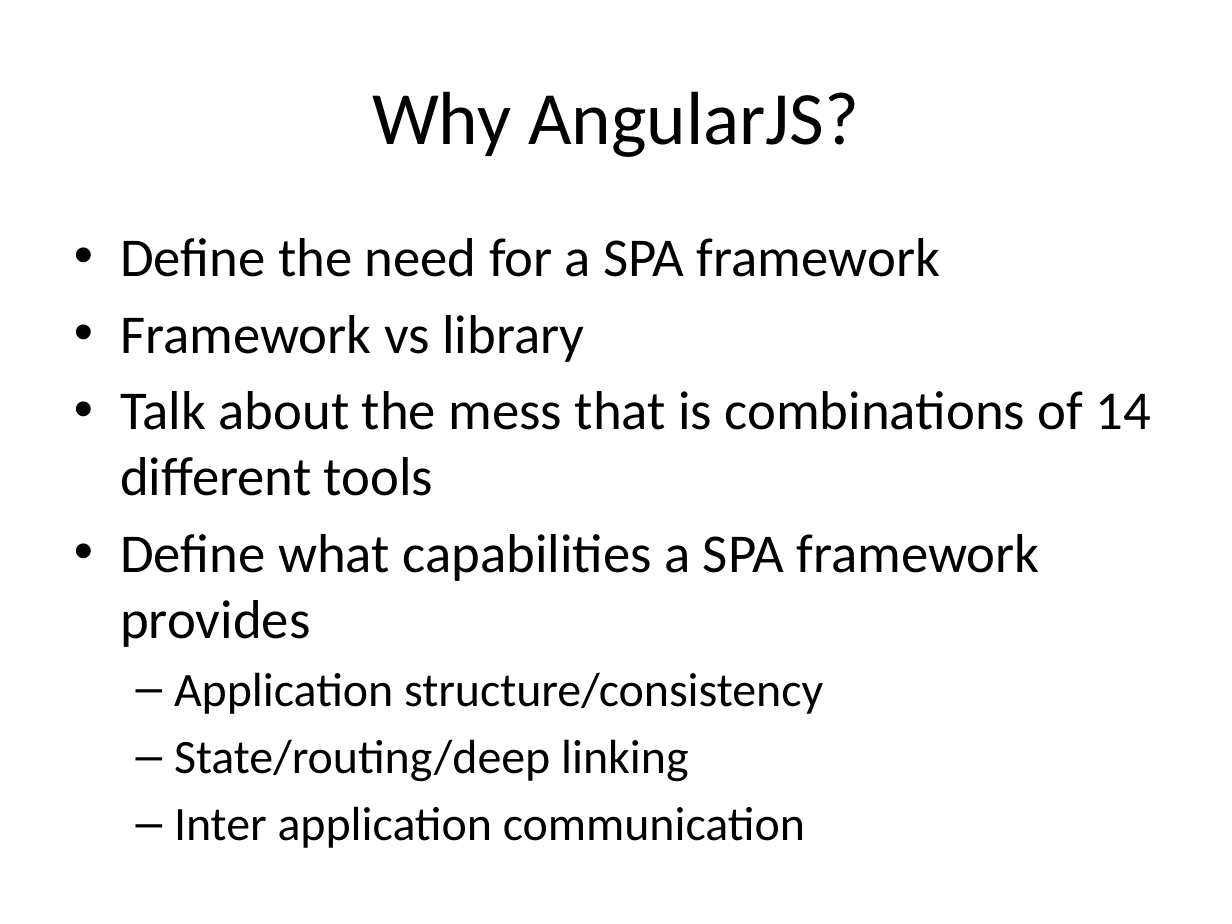
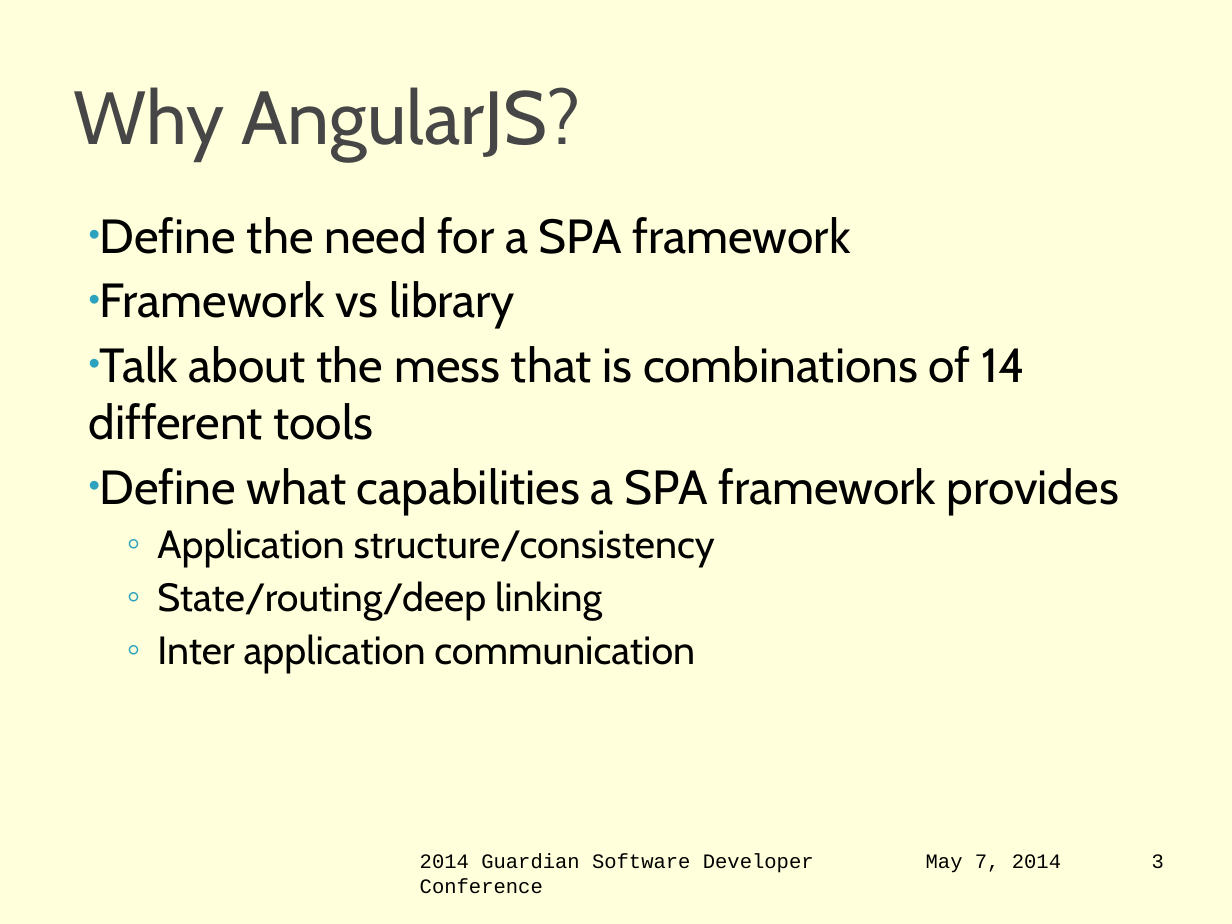
Before and after one commit to jbellmore/GSDC-2014-AngularJS, a slide deck: slide 3 of intro-to-angular-js.pptx. Drawn at 1232x924 pixels with LibreOffice and Linux fonts; fonts in the diff are those of the drawing; background and template pictures are left out. Boxes give left, top, right and bottom in pixels: in the first picture for what was removed or moved away, otherwise in the second. Text is boxed around its words. In the diff, an @@ line names an element or a change of style, - is before the commit and + after.

Commit message:
Updated presentation to use Walt's conference template

```diff
--- a/intro-to-angular-js.pptx
+++ b/intro-to-angular-js.pptx
@@ background #FFFFFF to #FFFFCC at 68% opacity @@
@@ title "Why AngularJS?" at <box>74,87,581,159</box>: font Calibri to Cabin, text colour #000000 to #464646; alignment centre to left @@
@@ text "Define the need for a ...": place and size @@
-text "Define the need for a ..." at <box>120,238,1150,848</box>
+text "Define the need for a ..." at <box>89,217,1119,673</box>
@@ text "Define the need for a ..." at <box>89,217,1119,673</box>: size 32 to 28 pt in "Define the need for a SPA framework", "Framework vs library", "Talk about the mess that is combinations ...", "Define what capabilities a SPA framework provides"; font Calibri to Cabin; size 28 to 23 pt in "Application structure/consistency", "State/routing/deep linking", "Inter application communication"; indent changed; less space between paragraphs; bullet – to ◦ @@
@@ text added at <box>420,853,814,894</box>, 12 pt, text #000000 @@
+2014 Guardian Software Developer Conference
@@ text added at <box>926,854,1061,873</box>, 12 pt, text #000000 @@
+May 7, 2014
@@ page number added at <box>1152,854,1164,869</box>, 12 pt, text #000000 @@
+3
```
Also in this commit, not shown: 5 other slides changed.
